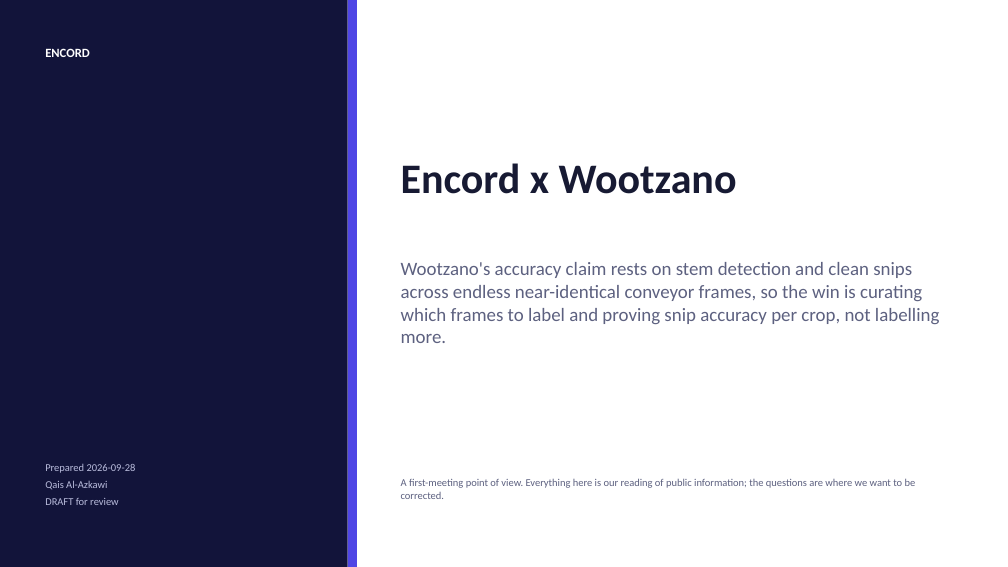
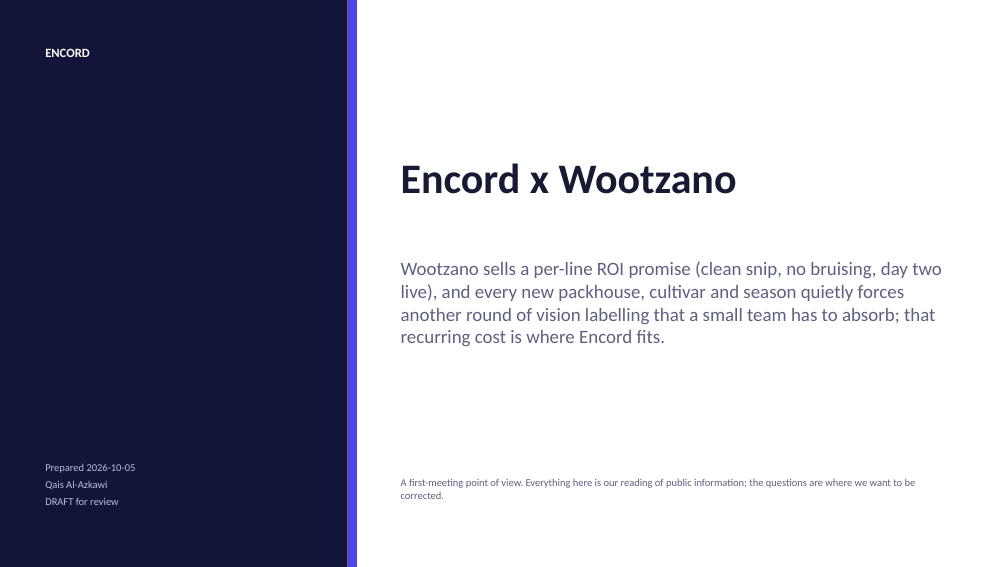
Before and after one commit to qaisak/signal-desk, a slide deck: slide 1 of docs/briefs/wootzano.pptx. Drawn at 1008x567 pixels with LibreOffice and Linux fonts; fonts in the diff are those of the drawing. Boxes give left, top, right and bottom in pixels: in the first picture for what was removed or moved away, otherwise in the second. Text is boxed around its words. In the diff, an @@ line names an element or a change of style, - is before the commit and + after.

```diff
--- a/docs/briefs/wootzano.pptx
+++ b/docs/briefs/wootzano.pptx
@@ text at [401, 261, 942, 346]: text changed @@
-Wootzano's accuracy claim rests on stem detection and clean snips across endless near-identical conveyor frames, so the win is curating which frames to label and proving snip accuracy per crop, not labelling more.
+Wootzano sells a per-line ROI promise (clean snip, no bruising, day two live), and every new packhouse, cultivar and season quietly forces another round of vision labelling that a small team has to absorb; that recurring cost is where Encord fits.
@@ text at [45, 464, 136, 473]: text changed @@
-Prepared 2026-09-28
+Prepared 2026-10-05
```
Also in this commit, not shown: 6 other slides changed, 9 other files.
